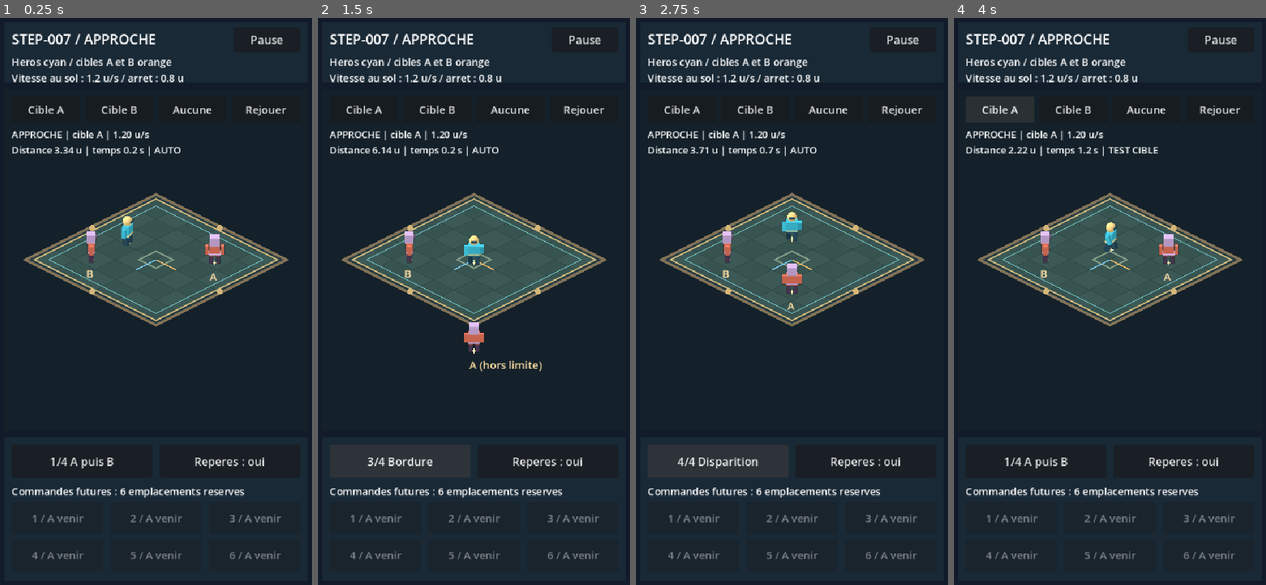
Above: before the commit, frames 1-4 (left to right).
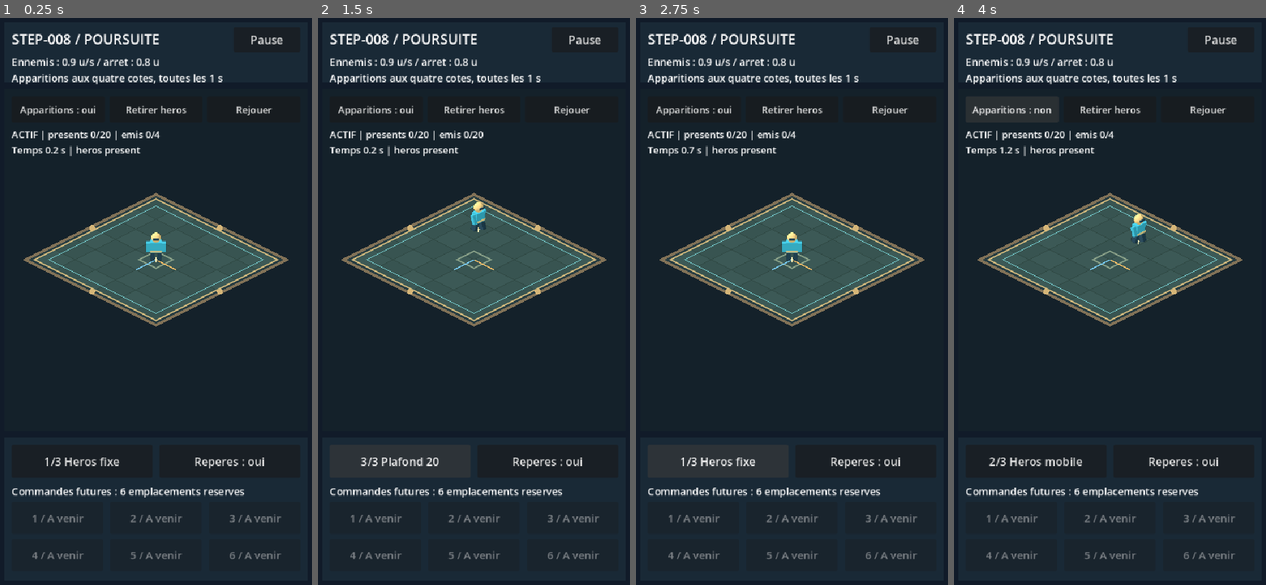
Above: after the commit, the same moments.

Repository: RobinArcangioli/gambit-arena
Game: Godot game, scene res://scenes/main.tscn
Same seed, same stepped clock (60 frames per second), same inputs: the game is played once before the commit and once after it.
Inputs (mouse positions are in pixels of both pictures, inside the frame that each line leads up to):
- Up to frame 1 (0.25 s): no input
- Up to frame 2 (1.5 s): click "1/4 A puis B" (after the commit: "1/3 Heros fixe") at 0.5 s; click "2/4 Axes" (after the commit: "2/3 Heros mobile") at 1.25 s
- Up to frame 3 (2.75 s): click "3/4 Bordure" (after the commit: "3/3 Plafond 20") at 2 s
- Up to frame 4 (4 s): click "4/4 Disparition" (after the commit: "1/3 Heros fixe") at 2.75 s; click (1013, 108) at 3.5 s, where only the run after the commit has a clickable "Apparitions : oui"

The runs differ from the first frame. In frame 1, 3.8% of the frame differs, in the area x 3-92%, y 2-80%; in frame 2, 4.0%; in frame 3, 3.8%; in frame 4, 3.9%.

Commit message:
feat: [STEP-008] ajouter les ennemis et leur poursuite

Diff:
--- /dev/null
+++ b/scenes/enemies/pursuit_lab.tscn
@@ -0,0 +1,7 @@
+[gd_scene load_steps=3 format=3]
+
+[ext_resource type="PackedScene" path="res://scenes/arena/arena.tscn" id="1_arena"]
+[ext_resource type="Script" path="res://scripts/enemies/pursuit_lab.gd" id="2_lab"]
+
+[node name="PursuitLab" instance=ExtResource("1_arena")]
+script = ExtResource("2_lab")
--- a/scenes/main.tscn
+++ b/scenes/main.tscn
@@ -1,7 +1,7 @@
 [gd_scene load_steps=2 format=3 uid="uid://do6vxhog253vu"]
 
-[ext_resource type="PackedScene" path="res://scenes/movement/movement_lab.tscn" id="1_lab"]
+[ext_resource type="PackedScene" path="res://scenes/enemies/pursuit_lab.tscn" id="1_lab"]
 
 [node name="Main" type="Node2D" unique_id=1193079028]
 
-[node name="MovementLab" parent="." instance=ExtResource("1_lab")]
+[node name="PursuitLab" parent="." instance=ExtResource("1_lab")]
--- /dev/null
+++ b/scenes/tests/enemy_director_tests.tscn
@@ -0,0 +1,6 @@
+[gd_scene load_steps=2 format=3]
+
+[ext_resource type="Script" path="res://tests/test_enemy_director.gd" id="1_test"]
+
+[node name="EnemyDirectorTests" type="Node"]
+script = ExtResource("1_test")
--- /dev/null
+++ b/scripts/enemies/enemy_director.gd
@@ -0,0 +1,78 @@
+extends Node
+## Deterministic diagnostic spawns. This is not the future wave system.
+const EnemyUnit = preload("res://scripts/enemies/enemy_unit.gd")
+const Bounds = preload("res://scripts/arena/arena_bounds.gd")
+const MAX_ALIVE: int = 20
+const SPAWN_INTERVAL: float = 1.0
+var actors: Array[EnemyUnit] = []
+var actor_world: Node3D
+var hero_target: Node3D
+var spawning: bool = true
+var budget: int = 4
+var spawned: int = 0
+var elapsed: float = 0.0
+var spawn_clock: float = 0.0
+
+static func spawn_position(index: int) -> Vector2:
+	var edge: float = Bounds.HALF_EXTENT - Bounds.ACTOR_MARGIN
+	var offsets: Array[float] = [0.0, -1.4, 1.4, -0.7, 0.7]
+	var offset: float = offsets[int(index / 4.0) % offsets.size()]
+	match index % 4:
+		0: return Vector2(-edge, offset)
+		1: return Vector2(offset, -edge)
+		2: return Vector2(edge, offset)
+		_: return Vector2(offset, edge)
+
+func configure(parent_world: Node3D, target_node: Node3D) -> void:
+	actor_world = parent_world
+	set_hero(target_node)
+
+func set_hero(target_node: Node3D) -> void:
+	hero_target = target_node
+	_prune()
+	for actor in actors:
+		actor.mover.set_target(target_node)
+
+func _valid_hero() -> bool:
+	return is_instance_valid(hero_target) and not hero_target.is_queued_for_deletion() and hero_target.is_inside_tree()
+
+func _prune() -> void:
+	for index in range(actors.size() - 1, -1, -1):
+		var actor: EnemyUnit = actors[index]
+		if not is_instance_valid(actor) or actor.is_queued_for_deletion() or not actor.is_inside_tree():
+			actors.remove_at(index)
+
+func advance(delta: float, is_paused: bool = false) -> void:
+	if is_paused or delta <= 0.0:
+		return
+	_prune()
+	elapsed += delta
+	# Existing actors move first: a new arrival is visible on its spawn edge.
+	for actor in actors:
+		actor.advance(delta)
+	if not spawning or not _valid_hero() or spawned >= budget or actors.size() >= MAX_ALIVE:
+		spawn_clock = 0.0
+		return
+	spawn_clock += delta
+	if spawn_clock >= SPAWN_INTERVAL:
+		# At most one spawn per tick; no burst after a long frame.
+		spawn_clock = fmod(spawn_clock, SPAWN_INTERVAL)
+		var actor := EnemyUnit.new()
+		actor.enemy = true
+		actor.name = "Pursuer%d" % (spawned + 1)
+		actor_world.add_child(actor)
+		actor.initialize(spawn_position(spawned), hero_target)
+		actors.append(actor)
+		spawned += 1
+
+func reset(new_budget: int = 4) -> void:
+	for actor in actors:
+		if is_instance_valid(actor) and not actor.is_queued_for_deletion():
+			actor.hide()
+			actor.queue_free()
+	actors.clear()
+	budget = clampi(new_budget, 0, MAX_ALIVE)
+	spawned = 0
+	elapsed = 0.0
+	spawn_clock = 0.0
+	spawning = true
--- /dev/null
+++ b/scripts/enemies/enemy_unit.gd
@@ -0,0 +1,23 @@
+extends "res://scripts/hybrid/proxy_actor.gd"
+## One independent movement state per enemy; presentation follows simulation.
+const GroundMover = preload("res://scripts/movement/ground_mover.gd")
+var mover := GroundMover.new()
+var gait_time: float = 0.0
+
+func initialize(at: Vector2, target_node: Node3D) -> void:
+	mover.reset(at)
+	mover.speed = 0.9
+	mover.stopping_distance = 0.8
+	mover.set_target(target_node)
+	gait_time = 0.0
+	_present()
+
+func advance(delta: float) -> void:
+	mover.step(delta)
+	if mover.velocity.length_squared() > 0.000001:
+		gait_time += delta
+	_present()
+
+func _present() -> void:
+	position = Vector3(mover.ground_position.x, 0, mover.ground_position.y)
+	pose(gait_time, mover.velocity.length_squared() > 0.000001, mover.facing)
--- /dev/null
+++ b/scripts/enemies/pursuit_lab.gd
@@ -0,0 +1,144 @@
+extends "res://scripts/arena/arena.gd"
+const GroundMover = preload("res://scripts/movement/ground_mover.gd")
+const EnemyDirector = preload("res://scripts/enemies/enemy_director.gd")
+const MODES: Array[String] = ["Heros fixe", "Heros mobile", "Plafond 20"]
+const ROUTE: Array[Vector2] = [Vector2(1.6, -1.6), Vector2(1.6, 1.6), Vector2(-1.6, 1.6), Vector2(-1.6, -1.6)]
+var director := EnemyDirector.new()
+var hero_mover := GroundMover.new()
+var waypoint := Node3D.new()
+var controls: Array[Button] = []
+var status_label: Label
+var setup_complete: bool = false
+var mode_index: int = 0
+var route_index: int = 0
+var hero_present: bool = true
+var gait_time: float = 0.0
+
+func _ready() -> void:
+	super._ready()
+	$HUD/Title.text = "STEP-008 / POURSUITE"
+	$HUD/Description.text = "Ennemis : 0.9 u/s / arret : 0.8 u\nApparitions aux quatre cotes, toutes les 1 s"
+	enemy.hide()
+	enemy.queue_free()
+	world.add_child(waypoint)
+	add_child(director)
+	director.configure(world, hero)
+	for caption in ["Apparitions", "Retirer heros", "Rejouer"]:
+		var button := Button.new()
+		button.text = caption
+		button.focus_mode = Control.FOCUS_NONE
+		button.add_theme_font_size_override("font_size", 16)
+		hud.add_child(button)
+		controls.append(button)
+	controls[0].pressed.connect(_toggle_spawning)
+	controls[1].pressed.connect(_toggle_hero)
+	controls[2].pressed.connect(_reset_scenario)
+	status_label = Label.new()
+	status_label.add_theme_font_size_override("font_size", 16)
+	status_label.mouse_filter = Control.MOUSE_FILTER_IGNORE
+	hud.add_child(status_label)
+	setup_complete = true
+	floor_canvas.show_marks = true
+	_update_layout()
+	_reset_scenario()
+
+func _update_layout() -> void:
+	super._update_layout()
+	if not setup_complete:
+		return
+	var button_width: float = (safe_rect.size.x - 72) / 3.0
+	for index in range(controls.size()):
+		controls[index].position = Vector2(28 + index * (button_width + 8), 136)
+		controls[index].size = Vector2(button_width, 44)
+	status_label.position = Vector2(28, 188)
+
+func _reset_scenario() -> void:
+	if not setup_complete:
+		return
+	director.reset(20 if mode_index == 2 else 4)
+	hero_present = true
+	hero.show()
+	director.set_hero(hero)
+	route_index = 0
+	gait_time = 0.0
+	hero_mover.reset(Vector2.ZERO if mode_index == 0 else Vector2(-1.6, -1.6))
+	hero_mover.stopping_distance = 0.0
+	_set_waypoint()
+	if mode_index != 0:
+		hero_mover.set_target(waypoint)
+	_present()
+	_update_buttons()
+
+func _set_waypoint() -> void:
+	var point: Vector2 = ROUTE[route_index]
+	waypoint.position = Vector3(point.x, 0, point.y)
+
+func _physics_process(delta: float) -> void:
+	if not setup_complete:
+		return
+	if not paused:
+		if hero_present and mode_index != 0:
+			hero_mover.step(delta)
+			if hero_mover.velocity.length_squared() > 0.000001:
+				gait_time += delta
+			if hero_mover.state == GroundMover.State.ARRIVED:
+				route_index = (route_index + 1) % ROUTE.size()
+				_set_waypoint()
+		hero.position = Vector3(hero_mover.ground_position.x, 0, hero_mover.ground_position.y)
+		director.advance(delta)
+	_present()
+
+func _present() -> void:
+	hero.position = Vector3(hero_mover.ground_position.x, 0, hero_mover.ground_position.y)
+	hero.pose(gait_time, hero_mover.velocity.length_squared() > 0.000001, hero_mover.facing)
+	floor_canvas.feet = []
+	if hero_present:
+		floor_canvas.feet.append(hero.position)
+	for actor in director.actors:
+		floor_canvas.feet.append(actor.position)
+	floor_canvas.queue_redraw()
+	status_label.text = "%s | presents %d/20 | emis %d/%d\nTemps %.1f s | heros %s" % ["PAUSE" if paused else "ACTIF", director.actors.size(), director.spawned, director.budget, director.elapsed, "present" if hero_present else "absent"]
+
+func _toggle_spawning() -> void:
+	if paused:
+		return
+	director.spawning = not director.spawning
+	director.spawn_clock = 0.0
+	_update_buttons()
+
+func _toggle_hero() -> void:
+	if paused:
+		return
+	hero_present = not hero_present
+	hero.visible = hero_present
+	director.set_hero(hero if hero_present else null)
+	_update_buttons()
+
+func _next_placement() -> void:
+	if paused or not setup_complete:
+		return
+	mode_index = (mode_index + 1) % MODES.size()
+	_reset_scenario()
+
+func _update_buttons() -> void:
+	super._update_buttons()
+	if not setup_complete:
+		return
+	position_button.text = "%d/3 %s" % [mode_index + 1, MODES[mode_index]]
+	controls[0].text = "Apparitions : %s" % ("oui" if director.spawning else "non")
+	controls[1].text = "Retirer heros" if hero_present else "Rendre heros"
+	controls[0].disabled = paused
+	controls[1].disabled = paused
+
+func _unhandled_key_input(event: InputEvent) -> void:
+	if event is InputEventKey:
+		var key_event := event as InputEventKey
+		if key_event.pressed and not key_event.echo:
+			match key_event.keycode:
+				KEY_S: _toggle_spawning()
+				KEY_H: _toggle_hero()
+				KEY_R: _reset_scenario()
+				_:
+					super._unhandled_key_input(event)
+					return
+			get_viewport().set_input_as_handled()
--- /dev/null
+++ b/tests/test_enemy_director.gd
@@ -0,0 +1,106 @@
+extends Node
+const EnemyDirector = preload("res://scripts/enemies/enemy_director.gd")
+const GroundMover = preload("res://scripts/movement/ground_mover.gd")
+const Bounds = preload("res://scripts/arena/arena_bounds.gd")
+var checks: int = 0
+var failures: int = 0
+
+func _check(condition: bool, message: String) -> void:
+	checks += 1
+	if not condition:
+		failures += 1
+		push_error("EnemyDirector: " + message)
+
+func _ready() -> void:
+	var world := Node3D.new()
+	add_child(world)
+	var hero := Node3D.new()
+	world.add_child(hero)
+	var director := EnemyDirector.new()
+	add_child(director)
+	director.configure(world, hero)
+	var expected: Array[Vector2] = [Vector2(-2.65, 0), Vector2(0, -2.65), Vector2(2.65, 0), Vector2(0, 2.65)]
+	for index in range(4):
+		director.advance(1.0)
+		_check(director.actors.size() == index + 1, "spawn count")
+		_check(director.actors[index].mover.ground_position.is_equal_approx(expected[index]), "spawn side")
+	_check(director.actors[0].mover != director.actors[1].mover, "shared mover")
+	for index in range(20):
+		_check(Bounds.contains_ground(EnemyDirector.spawn_position(index)), "spawn outside bounds")
+	director.reset(20)
+	director.advance(1.0)
+	var actor = director.actors[0]
+	var before: Vector2 = actor.mover.ground_position
+	director.advance(0.5)
+	_check(absf(actor.mover.ground_position.distance_to(before) - 0.45) < 0.0001, "enemy speed")
+	before = actor.mover.ground_position
+	var clock: float = director.spawn_clock
+	var elapsed: float = director.elapsed
+	var gait: float = actor.gait_time
+	director.advance(10.0, true)
+	_check(actor.mover.ground_position == before and actor.gait_time == gait, "pause movement or pose")
+	_check(director.spawn_clock == clock and director.elapsed == elapsed and director.spawned == 1, "pause spawn clock")
+	director.advance(0.25)
+	_check(director.spawned == 1, "spawn burst on resume")
+	hero.position = Vector3(-2.5, 0, 2)
+	before = actor.mover.ground_position
+	director.advance(0.1)
+	_check(actor.mover.ground_position.y > before.y and actor.mover.ground_position.distance_to(before) <= 0.09001, "moving hero not tracked")
+	director.set_hero(null)
+	before = actor.mover.ground_position
+	var count: int = director.spawned
+	director.advance(5.0)
+	_check(actor.mover.ground_position == before and actor.mover.state == GroundMover.State.NO_TARGET, "absent hero not stopped")
+	_check(director.spawned == count, "spawn without hero")
+	director.set_hero(hero)
+	director.advance(0.1)
+	_check(actor.mover.ground_position != before, "hero return not tracked")
+	hero.queue_free()
+	before = actor.mover.ground_position
+	director.advance(1.0)
+	_check(actor.mover.ground_position == before and director.spawned == count, "queued hero not rejected")
+	await get_tree().process_frame
+	director.advance(1.0)
+	_check(actor.mover.state == GroundMover.State.NO_TARGET, "freed hero not rejected")
+	var replacement := Node3D.new()
+	world.add_child(replacement)
+	director.set_hero(replacement)
+	director.reset(999)
+	_check(director.budget == 20 and director.actors.is_empty() and director.elapsed == 0.0, "reset or budget clamp")
+	await get_tree().process_frame
+	_check(world.get_child_count() == 1, "reset leaves actor nodes")
+	for tick in range(120):
+		director.advance(0.25)
+	_check(director.actors.size() == 20 and director.spawned == 20, "cap 20")
+	for candidate in director.actors:
+		_check(Bounds.contains_ground(candidate.mover.ground_position), "chase outside arena")
+		_check(candidate.mover.state == GroundMover.State.ARRIVED and absf(candidate.mover.distance_to_target - 0.8) < 0.0001, "stationary arrival distance")
+	director.actors[0].queue_free()
+	director.advance(0.1)
+	_check(director.actors.size() == 19, "queued enemy not pruned")
+	director.reset()
+	director.spawning = false
+	director.advance(10.0)
+	_check(director.spawned == 0 and director.spawn_clock == 0.0, "disabled spawn accumulates time")
+	director.spawning = true
+	director.advance(0.5)
+	_check(director.spawned == 0, "early spawn after enable")
+	director.advance(0.5)
+	_check(director.spawned == 1, "spawn not resumed")
+	director.reset()
+	director.advance(10.0)
+	_check(director.spawned == 1, "long tick causes spawn burst")
+	director.reset()
+	await get_tree().process_frame
+	world.queue_free()
+	director.queue_free()
+	var result: String = "OK" if failures == 0 else "ECHEC"
+	var report: String = "STEP-008 / tests de poursuite\n%s : %d controles, %d echecs\nDetails dans Sortie / Debogueur.\nF8 pour arreter ; F5 pour le laboratoire." % [result, checks, failures]
+	print(report)
+	var canvas := CanvasLayer.new()
+	add_child(canvas)
+	var label := Label.new()
+	label.position = Vector2(20, 30)
+	label.add_theme_font_size_override("font_size", 19)
+	label.text = report
+	canvas.add_child(label)
Not shown, changed: export_presets.cfg
Not shown, added: scripts/enemies/enemy_director.gd.uid
Not shown, added: scripts/enemies/enemy_unit.gd.uid
Not shown, added: scripts/enemies/pursuit_lab.gd.uid
Not shown, added: tests/test_enemy_director.gd.uid
Not shown, changed: ARCHITECTURE.md
Not shown, changed: PROJECT_STATUS.md
Not shown, changed: README.md
Not shown, changed: ROADMAP.md
Not shown, changed: docs/android.md
Not shown, changed: docs/arena.md
Not shown, changed: docs/backup.md
(and 4 more such lines)
